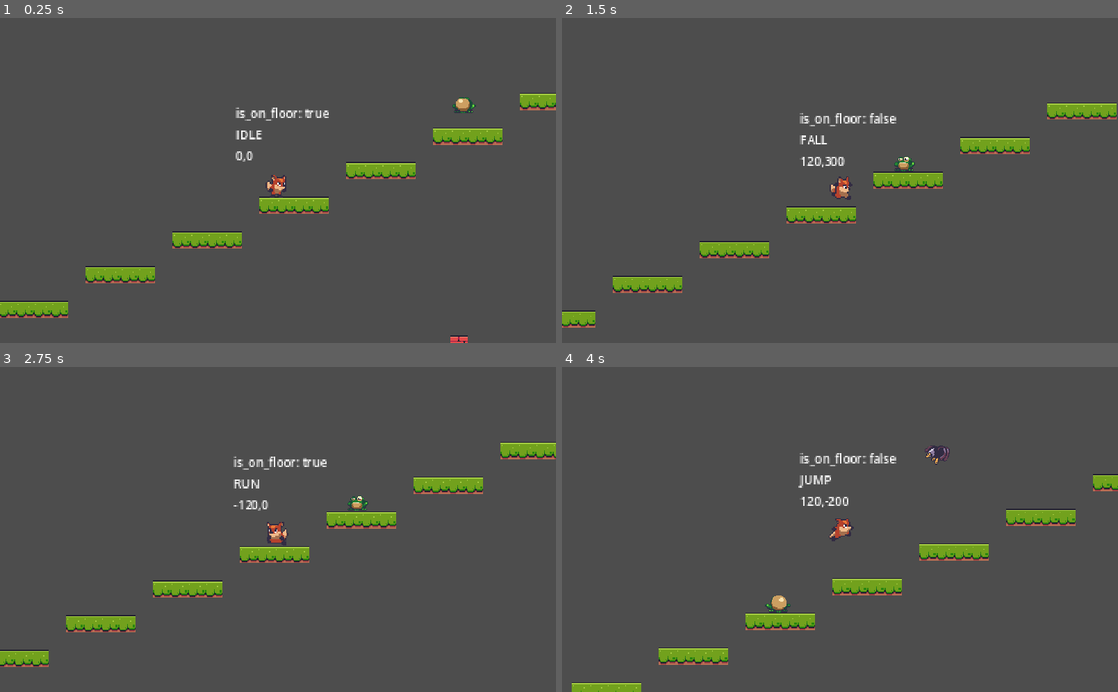
Above: before the commit, frames 1-4 (two rows, left to right).
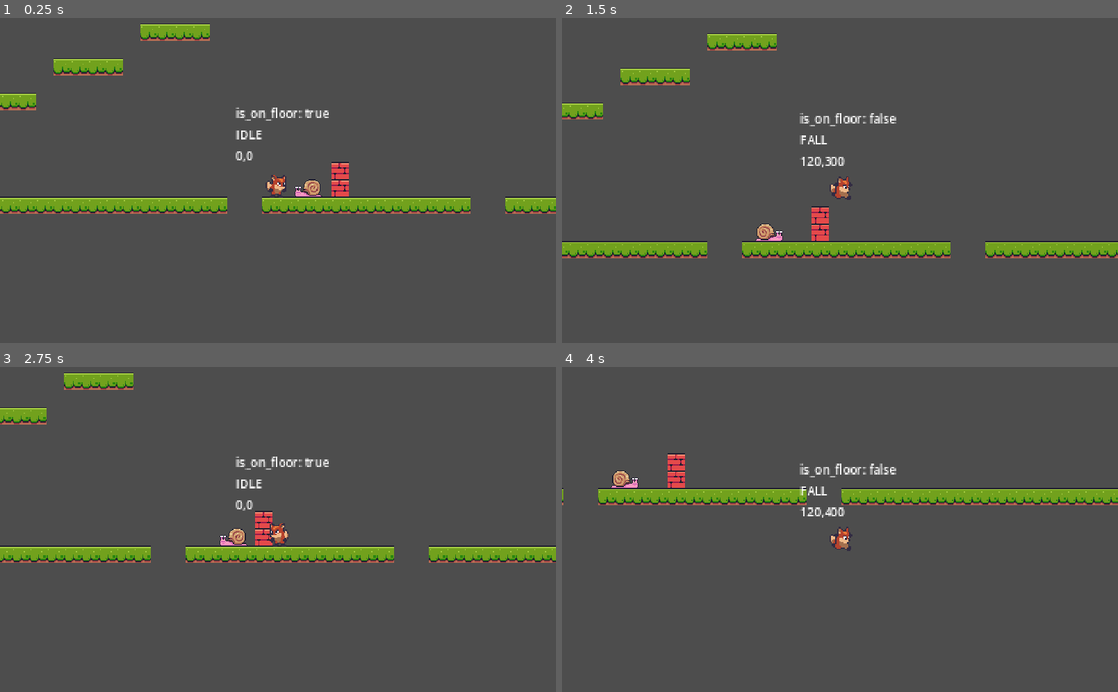
Above: after the commit, the same moments.

Repository: leobewater/godot-foxy-antics
Game: Godot game, scene res://level_base/level_base.tscn
Same seed, same stepped clock (60 frames per second), same inputs: the game is played once before the commit and once after it. The project has no main scene, so this scene is started directly.
Inputs:
- Up to frame 1 (0.25 s): no input
- Up to frame 2 (1.5 s): hold Right (right) from 0.53 s (still down); tap Space (jump) at 0.77 s
- Up to frame 3 (2.75 s): tap Space (jump) at 1.52 s; release Right (right) at 2.03 s; hold Left (left) from 2.03 s (still down)
- Up to frame 4 (4 s): release Left (left) at 2.78 s; hold Right (right) from 2.78 s (still down); tap Space (jump) at 3.02, 3.77 s

The runs differ from the first frame. In frame 1, 10% of the frame differs, in the area x 0-100%, y 1-100%; in frame 2, 11%; in frame 3, 10%; in frame 4, 11%, in the area x 0-100%, y 24-100%.

Commit message:
add platform label to layer 1

Diff:
--- a/level_base/level_base.tscn
+++ b/level_base/level_base.tscn
@@ -1,12 +1,10 @@
-[gd_scene load_steps=10 format=3 uid="uid://bdmrwmjesfx8o"]
+[gd_scene load_steps=8 format=3 uid="uid://bdmrwmjesfx8o"]
 
 [ext_resource type="Script" path="res://level_base/level_base.gd" id="1_gjrkq"]
 [ext_resource type="Texture2D" uid="uid://bpiv1pl74okud" path="res://assets/tiles/Terrain (16x16).png" id="1_jpale"]
 [ext_resource type="PackedScene" uid="uid://cph6xskm1anvs" path="res://player_cam/player_cam.tscn" id="2_6wir8"]
 [ext_resource type="PackedScene" uid="uid://blvkdxh18qnmw" path="res://player/player.tscn" id="3_mxm1x"]
 [ext_resource type="PackedScene" uid="uid://dg38qoh7ar5f1" path="res://enemies/snail/snail.tscn" id="5_ef5dn"]
-[ext_resource type="PackedScene" uid="uid://bvutlmtjoaubx" path="res://enemies/frog/frog.tscn" id="6_grcal"]
-[ext_resource type="PackedScene" uid="uid://dx52pjqynsxmi" path="res://enemies/eagle/eagle.tscn" id="7_n10da"]
 
 [sub_resource type="TileSetAtlasSource" id="TileSetAtlasSource_dkkex"]
 texture = ExtResource("1_jpale")
@@ -536,13 +534,7 @@
 zoom = Vector2(2, 2)
 
 [node name="Player" parent="." instance=ExtResource("3_mxm1x")]
-position = Vector2(465, -195)
+position = Vector2(575, -36)
 
 [node name="Snail" parent="." instance=ExtResource("5_ef5dn")]
-position = Vector2(666, -39)
-
-[node name="Frog" parent="." instance=ExtResource("6_grcal")]
-position = Vector2(637, -288)
-
-[node name="Eagle" parent="." instance=ExtResource("7_n10da")]
-position = Vector2(867, -425)
+position = Vector2(605, -29)
--- a/player/player.tscn
+++ b/player/player.tscn
@@ -115,6 +115,7 @@
 }
 
 [node name="Player" type="CharacterBody2D" groups=["player"]]
+collision_layer = 0
 script = ExtResource("1_5glad")
 
 [node name="Sprite2D" type="Sprite2D" parent="."]
--- a/project.godot
+++ b/project.godot
@@ -51,6 +51,10 @@
 ]
 }
 
+[layer_names]
+
+2d_physics/layer_1="platform"
+
 [rendering]
 
 textures/canvas_textures/default_texture_filter=0
